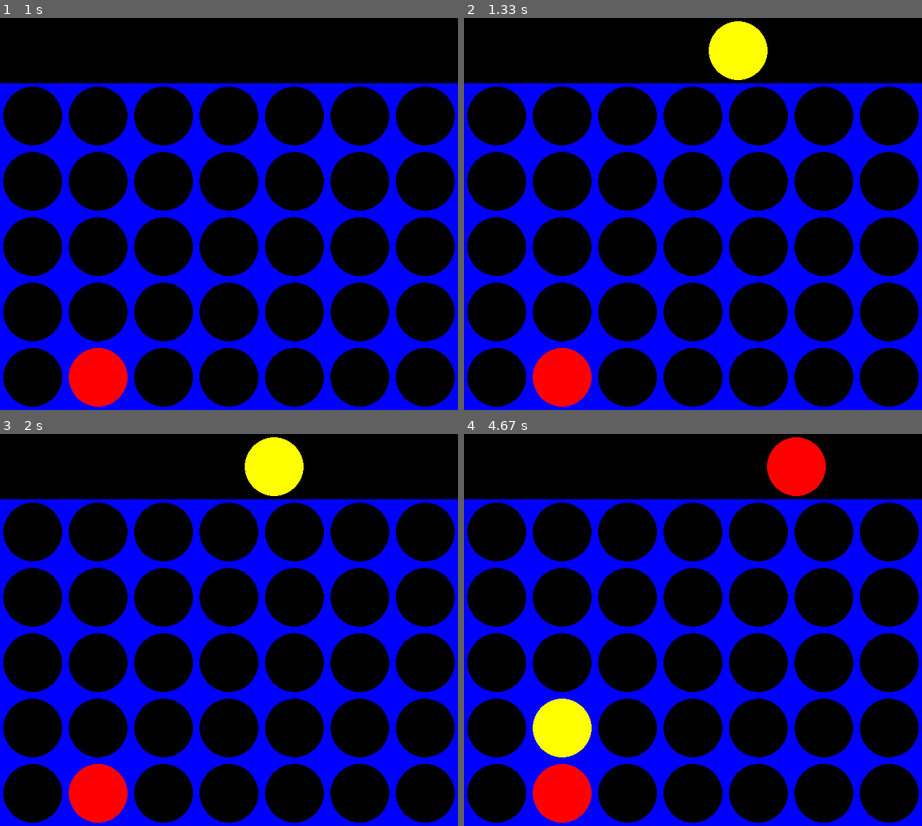
Above: before the commit, frames 1-4 (two rows, left to right).
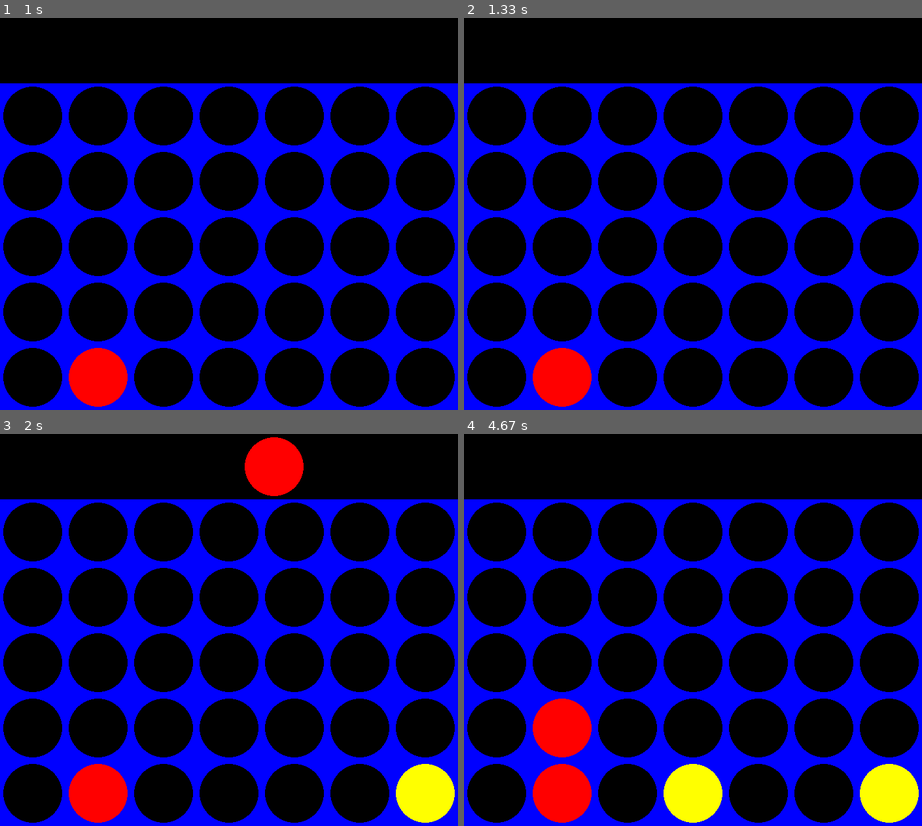
Above: after the commit, the same moments.

Repository: JackHto/Connect4
Game: pygame game, started from PygameConnect4/Easy_AI.py
Same seed, same stepped clock (60 frames per second), same inputs: the game is played once before the commit and once after it.
Inputs (mouse positions are in pixels of both pictures, inside the frame that each line leads up to):
- Up to frame 1 (1 s): press the mouse at (119, 217) at 0.37 s; move the mouse to (196, 261) at 0.47 s; release the mouse at (274, 300) at 0.6 s
- Up to frame 2 (1.33 s): no input
- Up to frame 3 (2 s): no input
- Up to frame 4 (4.67 s): press the mouse at (583, 633) at 3.27 s; move the mouse to (688, 582) at 3.37 s; release the mouse at (798, 535) at 3.5 s

Frame 1 is identical in both runs. In frame 2, 1.5% of the frame differs, in the area x 53-67%, y 0-16%; in frame 3, 3.0%; in frame 4, 6.0%, in the area x 15-100%, y 0-100%.

Commit message:
half ai finish

Diff:
--- a/PygameConnect4/main.py
+++ b/PygameConnect4/Easy_AI.py
@@ -1,4 +1,5 @@
 import numpy as np
+import random
 import pygame
 import sys
 import math
@@ -9,6 +10,9 @@
 black = (0, 0, 0)
 red = (255, 0, 0)
 yellow = (255, 255, 0)
+
+PLAYER = 0
+AI = 1
 
 
 def create_baord():  # funcion to create the board
@@ -30,26 +34,29 @@
             return r
 
 
-def winning_moce(board, piece):
-    # check hori
+def winning_move(board, piece):
+    # Check horizontal locations for win
     for c in range(colums-3):
         for r in range(rows):
-            if board[r][c] == piece and board[r][c+1] and board[r][c+2] == piece and board[r][c+3] == piece:
+            if board[r][c] == piece and board[r][c+1] == piece and board[r][c+2] == piece and board[r][c+3] == piece:
                 return True
-    # check verti
+
+    # Check vertical locations for win
     for c in range(colums):
         for r in range(rows-3):
-            if board[r][c] == piece and board[r+1][c] and board[r+2][c] == piece and board[r+3][c] == piece:
+            if board[r][c] == piece and board[r+1][c] == piece and board[r+2][c] == piece and board[r+3][c] == piece:
                 return True
-    # positive slopes
+
+    # Check positively sloped diaganols
     for c in range(colums-3):
         for r in range(rows-3):
-            if board[r][c] == piece and board[r+1][c+1] and board[r+2][c+2] == piece and board[r+3][c+3] == piece:
+            if board[r][c] == piece and board[r+1][c+1] == piece and board[r+2][c+2] == piece and board[r+3][c+3] == piece:
                 return True
-    # negatibe slopes
+
+    # Check negatively sloped diaganols
     for c in range(colums-3):
         for r in range(3, rows):
-            if board[r][c] == piece and board[r-1][c+1] and board[r-2][c+2] == piece and board[r-3][c+3] == piece:
+            if board[r][c] == piece and board[r-1][c+1] == piece and board[r-2][c+2] == piece and board[r-3][c+3] == piece:
                 return True
 
 
@@ -91,6 +98,8 @@
 pygame.display.update()
 myfont = pygame.font.SysFont("monospace", 75)
 
+turn = random.randint(PLAYER, AI)
+
 while not game_over:
     for event in pygame.event.get():
         if event.type == pygame.QUIT:
@@ -99,18 +108,15 @@
         if event.type == pygame.MOUSEMOTION:
             pygame.draw.rect(screen, black, (0, 0, width, sqauresize))
             posx = event.pos[0]
-            if turn == 0:
+            if turn == PLAYER:
                 pygame.draw.circle(screen, red, (posx, int(
-                    sqauresize/2)), radius)
-            if turn == 1:
-                pygame.draw.circle(screen, yellow, (posx, int(
                     sqauresize/2)), radius)
         pygame.display.update()
 
         if event.type == pygame.MOUSEBUTTONDOWN:
             pygame.draw.rect(screen, black, (0, 0, width, sqauresize))
             # print(event.pos)
-            if turn == 0:
+            if turn == PLAYER:
                 posx = event.pos[0]
                 col = int(math.floor(posx/sqauresize))
 
@@ -118,26 +124,33 @@
                     row = get_next_open_row(board, col)
                     drop_piece(board, row, col, 1)
 
-                    if winning_moce(board, 1):
+                    if winning_move(board, 1):
                         label = myfont.render("Player 1 wins!", 1, red)
                         screen.blit(label, (40, 10))
                         game_over = True
-            else:
-                posx = event.pos[0]
-                col = int(math.floor(posx/sqauresize))
 
-                if is_valid_location(board, col):
-                    row = get_next_open_row(board, col)
-                    drop_piece(board, row, col, 2)
+                    turn += 1
+                    turn = turn % 2
 
-                    if winning_moce(board, 2):
-                        label = myfont.render("Player 2 wins!", 1, yellow)
-                        screen.blit(label, (40, 10))
-                        game_over = True
+                    draw_board(board)
+
+    if turn == AI and not game_over:
+
+        col = random.randint(0, colums - 1)
+
+        if is_valid_location(board, col):
+            pygame.time.wait(500)
+            row = get_next_open_row(board, col)
+            drop_piece(board, row, col, 2)
+
+            if winning_move(board, 2):
+                label = myfont.render("Player 2 wins!", 1, yellow)
+                screen.blit(label, (40, 10))
+                game_over = True
 
             draw_board(board)
             turn += 1
             turn = turn % 2
-            if game_over:
-                pygame.time.wait(3000)
+    if game_over:
+        pygame.time.wait(3000)
         # print(turn)
--- /dev/null
+++ b/PygameConnect4/Next_AI.py
@@ -0,0 +1,212 @@
+import numpy as np
+import random
+import pygame
+import sys
+import math
+
+rows = 6  # to customize your own game,
+colums = 7  # ''
+blue = (0, 0, 255)
+black = (0, 0, 0)
+red = (255, 0, 0)
+yellow = (255, 255, 0)
+
+PLAYER = 0
+AI = 1
+PLAYER_PIECE = 1
+AI_PIECE = 2
+
+WINDOW_LENGTH = 4
+EMPTY = 0
+
+
+def create_baord():  # funcion to create the board
+    board = np.zeros((rows, colums))
+    return board
+
+
+def drop_piece(board, row, col, piece):
+    board[row][col] = piece
+
+
+def is_valid_location(board, col):
+    return board[rows-1][col] == 0
+
+
+def get_next_open_row(board, col):
+    for r in range(rows):
+        if board[r][col] == 0:
+            return r
+
+
+def winning_move(board, piece):
+    # Check horizontal locations for win
+    for c in range(colums-3):
+        for r in range(rows):
+            if board[r][c] == piece and board[r][c+1] == piece and board[r][c+2] == piece and board[r][c+3] == piece:
+                return True
+
+    # Check vertical locations for win
+    for c in range(colums):
+        for r in range(rows-3):
+            if board[r][c] == piece and board[r+1][c] == piece and board[r+2][c] == piece and board[r+3][c] == piece:
+                return True
+
+    # Check positively sloped diaganols
+    for c in range(colums-3):
+        for r in range(rows-3):
+            if board[r][c] == piece and board[r+1][c+1] == piece and board[r+2][c+2] == piece and board[r+3][c+3] == piece:
+                return True
+
+    # Check negatively sloped diaganols
+    for c in range(colums-3):
+        for r in range(3, rows):
+            if board[r][c] == piece and board[r-1][c+1] == piece and board[r-2][c+2] == piece and board[r-3][c+3] == piece:
+                return True
+
+
+def score_position(board, piece):
+    # hori scores
+    score = 0
+    for r in range(rows):
+        row_array = [int(i) for i in list(board[r, :])]
+        for c in range(colums-3):
+            window = row_array[c:c+WINDOW_LENGTH]
+            if window.count(piece) == 4:
+                score = 100
+            elif window.count(piece) == 3 and window.count(EMPTY) == 1:
+                score += 10
+
+    # verti scores
+    for c in range(colums):
+        col_array = [int(i) for i in list(board[:, c])]
+        for r in range(rows - 3):
+            window = col_array[r:r+WINDOW_LENGTH]
+            if window.count(piece) == 4:
+                score = 100
+            elif window.count(piece) == 3 and window.count(EMPTY) == 1:
+                score += 10
+
+    return score
+# 34;34
+
+
+def get_valid_locations(board):
+    valid_location = []
+    for col in range(colums):
+        if is_valid_location(board, col):
+            valid_location.append(col)
+    return valid_location
+
+
+def pick_best_score(board, piece):
+
+    valid_location = get_valid_locations(board)
+    best_score = 0
+    best_col = random.choice(valid_location)
+    for col in valid_location:
+        row = get_next_open_row(board, col)
+        temp_board = board.copy()
+        drop_piece(temp_board, row, col, piece)
+        score = score_position(temp_board, piece)
+        if score > best_score:
+            best_score = score
+            best_col = col
+
+    return best_col
+
+
+def draw_board(board):
+    for c in range(colums):
+        for r in range(rows):
+            pygame.draw.rect(screen, blue, (c*sqauresize, r *
+                             sqauresize+sqauresize, sqauresize, sqauresize))
+            pygame.draw.circle(screen, black, (int(c*sqauresize+sqauresize/2),
+                                               int(r*sqauresize+sqauresize+sqauresize/2)), radius)
+    for c in range(colums):
+        for r in range(rows):
+            if board[r][c] == PLAYER_PIECE:
+                pygame.draw.circle(screen, red, (int(c*sqauresize+sqauresize/2),
+                                                 height - int(r*sqauresize+sqauresize/2)), radius)
+            elif board[r][c] == AI_PIECE:
+                pygame.draw.circle(screen, yellow, (int(c*sqauresize+sqauresize/2),
+                                                    height - int(r*sqauresize+sqauresize/2)), radius)
+            pygame.display.update()
+
+
+# calls the function and creates the board connecting it to the varialbe board
+board = create_baord()
+
+game_over = False
+turn = 0
+
+pygame.init()
+sqauresize = 100
+width = colums * sqauresize
+height = rows * sqauresize
+
+size = (width, height)
+
+radius = int(sqauresize/2 - 5)
+
+screen = pygame.display.set_mode(size)
+draw_board(board)
+pygame.display.update()
+myfont = pygame.font.SysFont("monospace", 75)
+
+turn = random.randint(PLAYER, AI)
+
+while not game_over:
+    for event in pygame.event.get():
+        if event.type == pygame.QUIT:
+            sys.exit()
+
+        if event.type == pygame.MOUSEMOTION:
+            pygame.draw.rect(screen, black, (0, 0, width, sqauresize))
+            posx = event.pos[0]
+            if turn == PLAYER:
+                pygame.draw.circle(screen, red, (posx, int(
+                    sqauresize/2)), radius)
+        pygame.display.update()
+
+        if event.type == pygame.MOUSEBUTTONDOWN:
+            pygame.draw.rect(screen, black, (0, 0, width, sqauresize))
+            # print(event.pos)
+            if turn == PLAYER:
+                posx = event.pos[0]
+                col = int(math.floor(posx/sqauresize))
+
+                if is_valid_location(board, col):
+                    row = get_next_open_row(board, col)
+                    drop_piece(board, row, col, PLAYER_PIECE)
+
+                    if winning_move(board, PLAYER_PIECE):
+                        label = myfont.render("Player 1 wins!", 1, red)
+                        screen.blit(label, (40, 10))
+                        game_over = True
+
+                    turn += 1
+                    turn = turn % 2
+
+                    draw_board(board)
+
+    if turn == AI and not game_over:
+
+        col = pick_best_score(board, AI_PIECE)
+
+        if is_valid_location(board, col):
+            pygame.time.wait(500)
+            row = get_next_open_row(board, col)
+            drop_piece(board, row, col, AI_PIECE)
+
+            if winning_move(board, AI_PIECE):
+                label = myfont.render("Player 2 wins!", 1, yellow)
+                screen.blit(label, (40, 10))
+                game_over = True
+
+            draw_board(board)
+            turn += 1
+            turn = turn % 2
+    if game_over:
+        pygame.time.wait(3000)
+        # print(turn)
